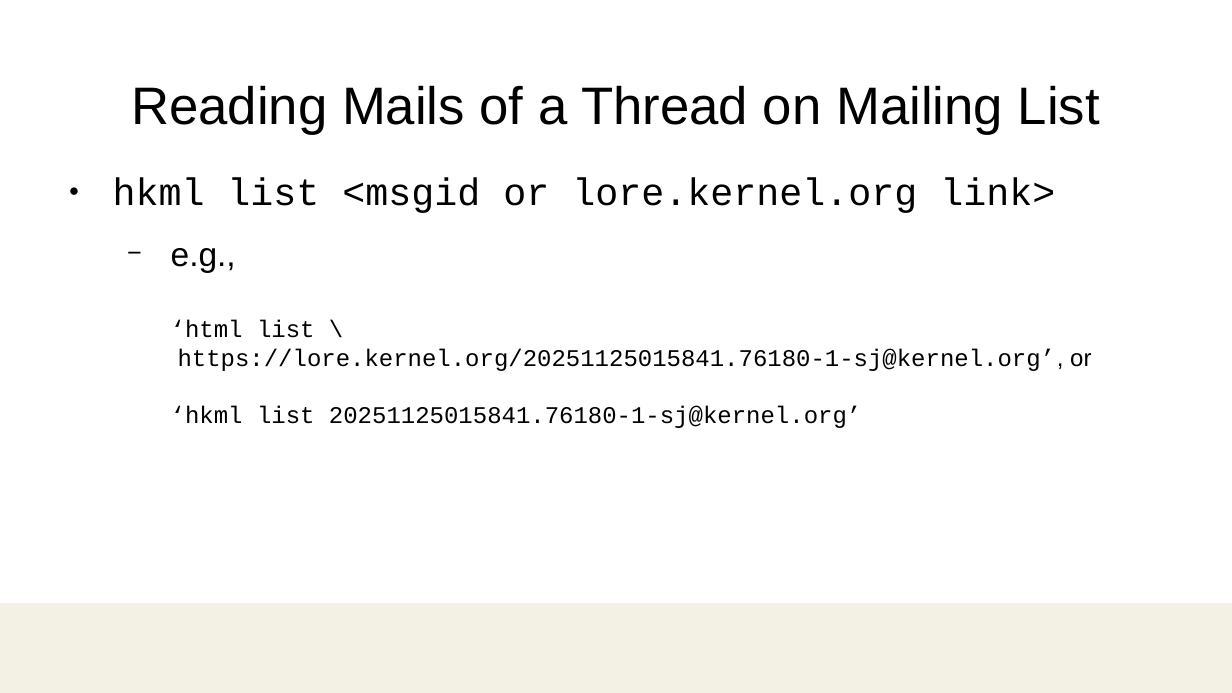
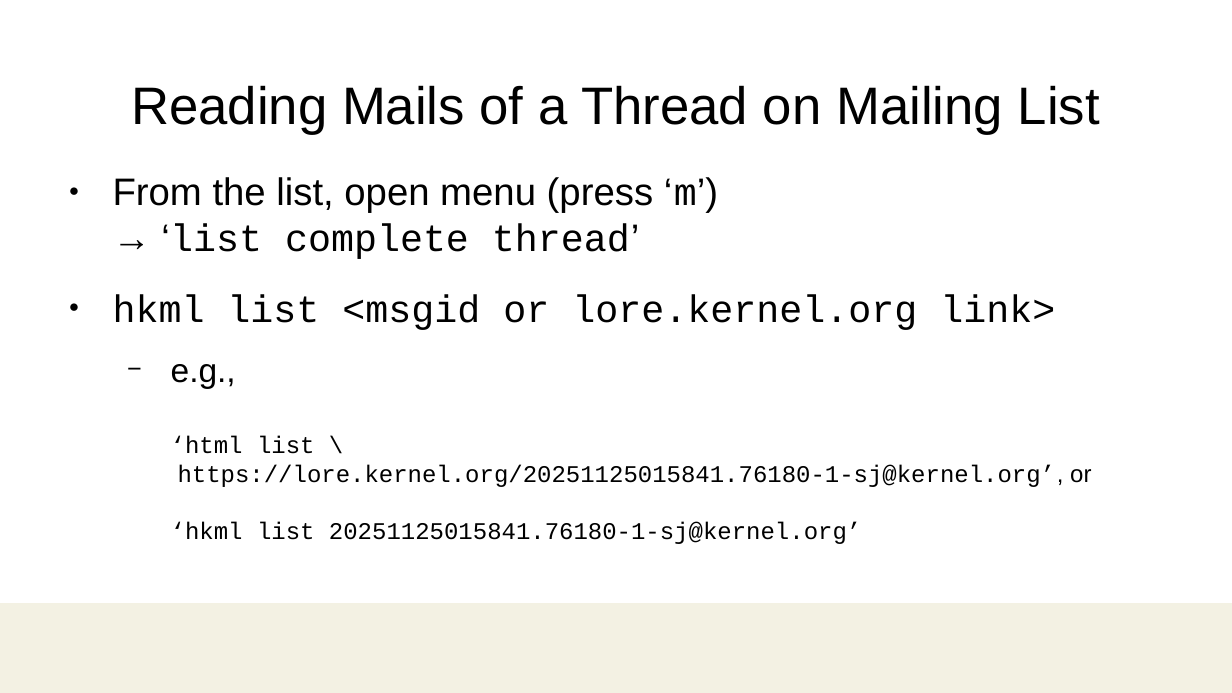
Before and after one commit to damonitor/talks, a slide deck: slide 19 of 2025/ossjp/hkml_ossjp25.odp (slide 18 before the commit). Drawn at 1232x693 pixels with LibreOffice and Linux fonts; fonts in the diff are those of the drawing; background and template pictures are left out. Boxes give left, top, right and bottom in pixels: in the first picture for what was removed or moved away, otherwise in the second. Text is boxed around its words. In the diff, an @@ line names an element or a change of style, - is before the commit and + after.

```diff
--- a/2025/ossjp/hkml_ossjp25.odp
+++ b/2025/ossjp/hkml_ossjp25.odp
@@ text at <box>113,177,718,259</box>: paragraph added @@
+● From the list, open menu (press ‘m’)
+  → ‘list complete thread’
```
Also in this commit, not shown: 1 other slide changed, 1 slide added, 1 other file.
